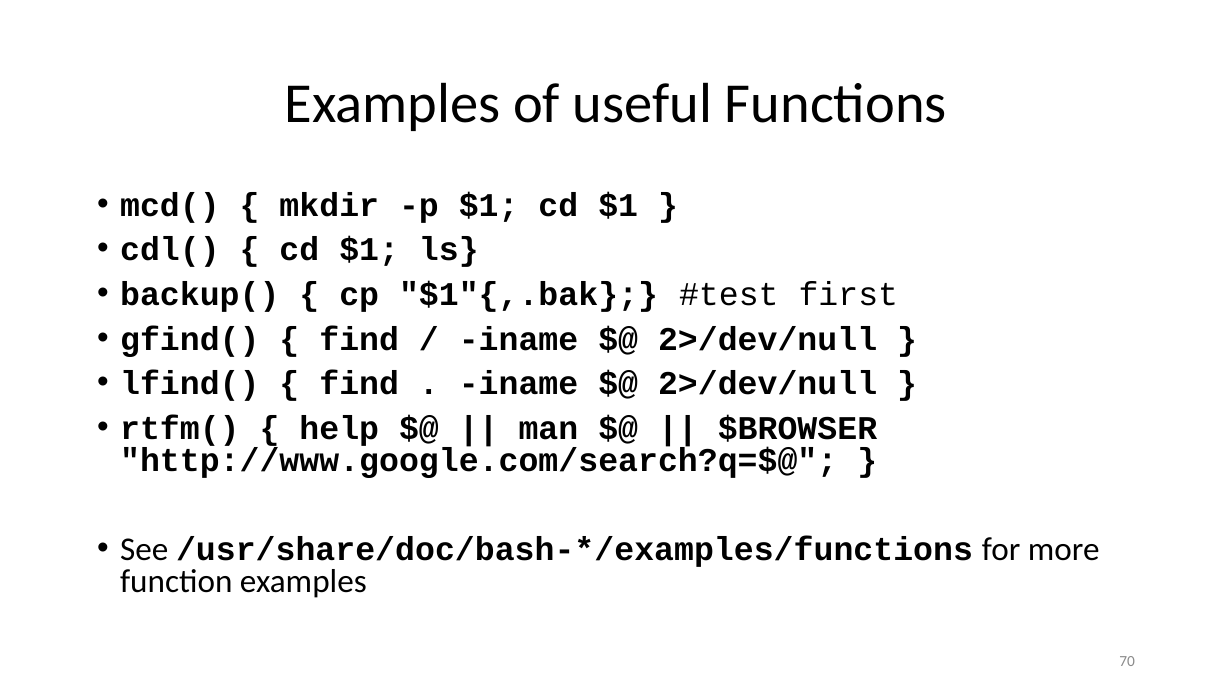
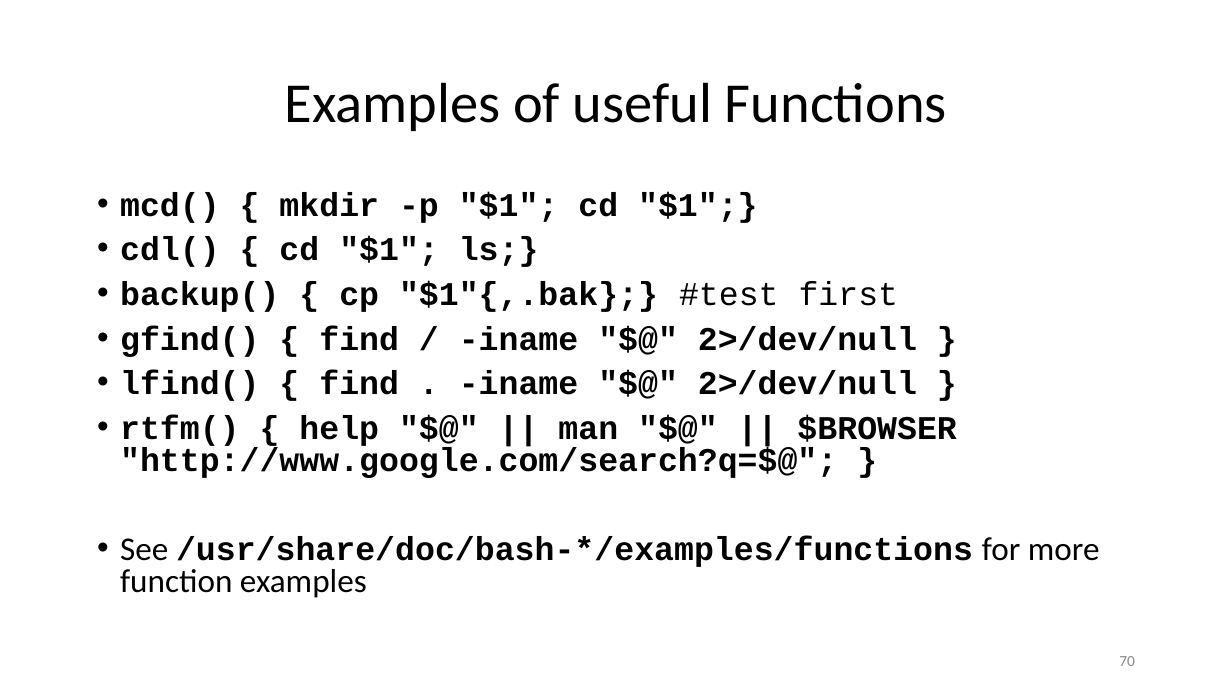
Before and after one commit to ketancmaheshwari/lisa19, a slide deck: slide 70 of lpt_LISA.pptx. Drawn at 1232x693 pixels with LibreOffice and Linux fonts; fonts in the diff are those of the drawing. Boxes give left, top, right and bottom in pixels: in the first picture for what was removed or moved away, otherwise in the second. Text is boxed around its words. In the diff, an @@ line names an element or a change of style, - is before the commit and + after.

Commit message:
added examples on streams and a minor change

```diff
--- a/lpt_LISA.pptx
+++ b/lpt_LISA.pptx
@@ text at (120,191,758,267): text changed @@
-• mcd() { mkdir -p $1; cd $1 }
-• cdl() { cd $1; ls}
+• mcd() { mkdir -p "$1"; cd "$1";}
+• cdl() { cd "$1"; ls;}
@@ text at (120,326,956,478): text changed @@
-• gfind() { find / -iname $@ 2>/dev/null }
-• lfind() { find . -iname $@ 2>/dev/null }
-• rtfm() { help $@ || man $@ || $BROWSER "http://www.google.com/search?q=$@"; }
+• gfind() { find / -iname "$@" 2>/dev/null }
+• lfind() { find . -iname "$@" 2>/dev/null }
+• rtfm() { help "$@" || man "$@" || $BROWSER "http://www.google.com/search?q=$@"; }
```
Also in this commit, not shown: 4 other slides changed, 1 other file.
